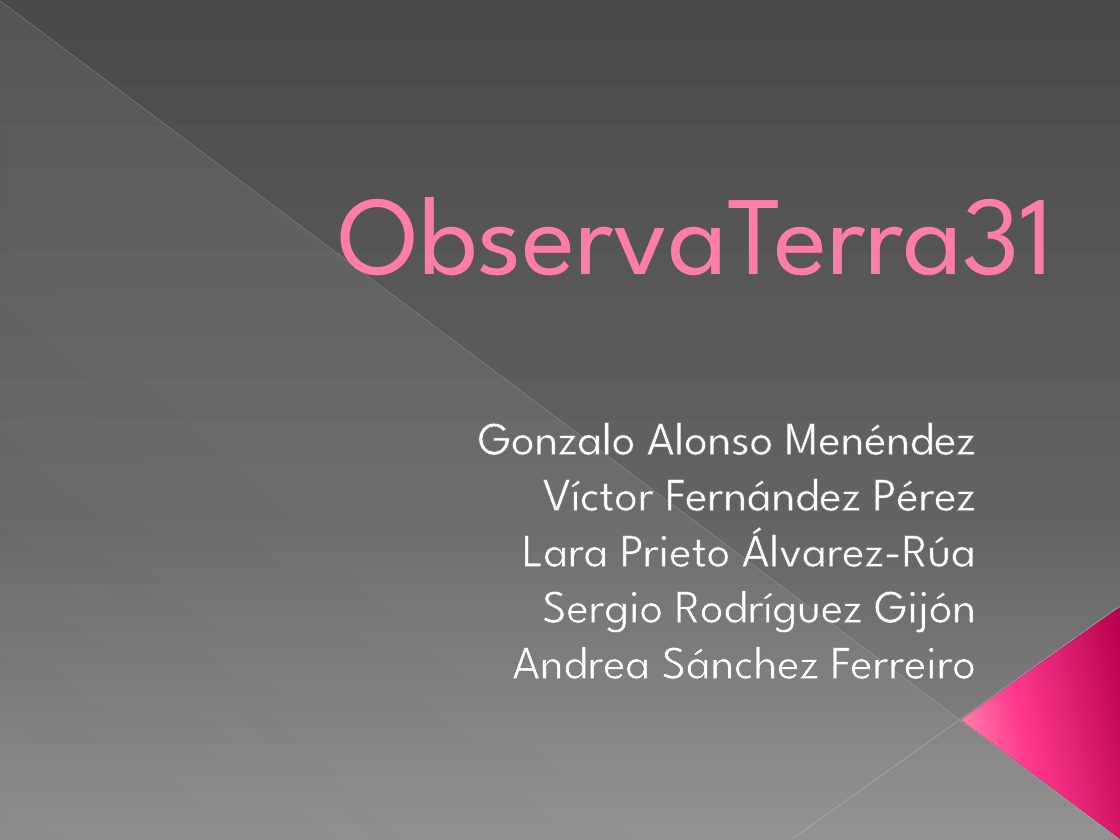
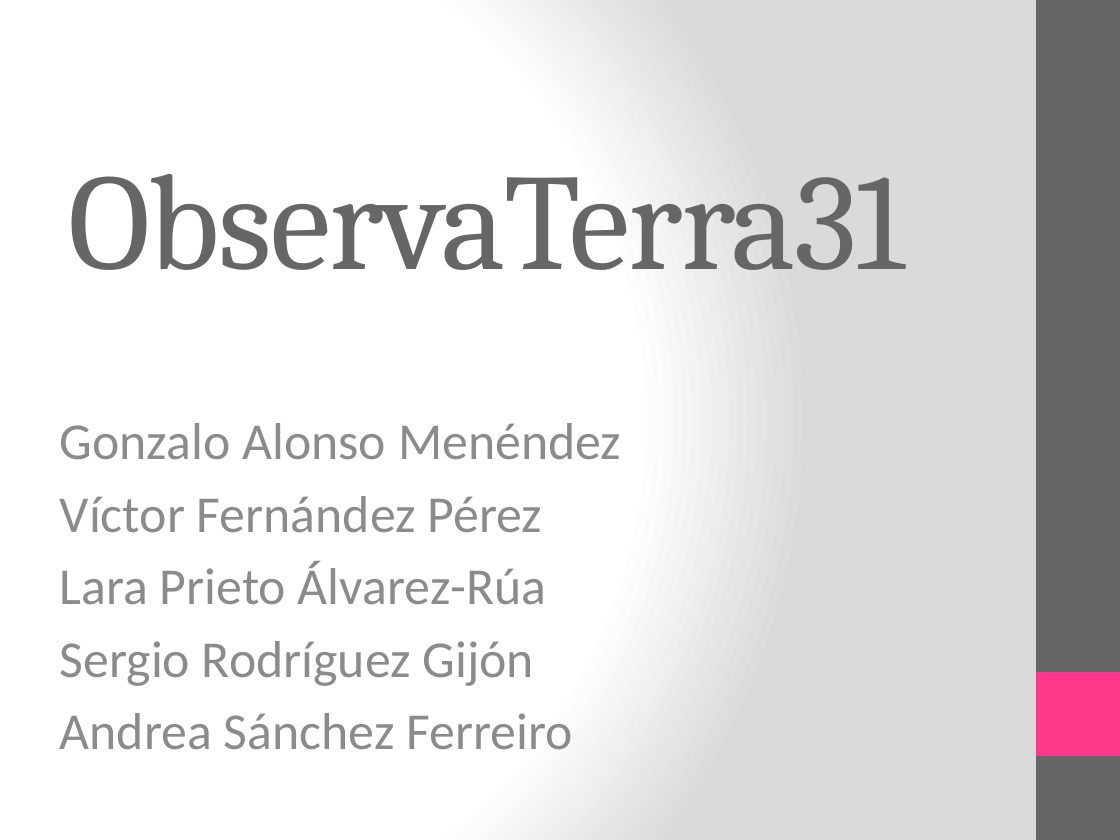
Before and after one commit to Arquisoft/ObservaTerra31, a slide deck: slide 1 of PPT/ObservaTerra31.pptx. Drawn at 1120x840 pixels with LibreOffice and Linux fonts; fonts in the diff are those of the drawing. Boxes give left, top, right and bottom in pixels: in the first picture for what was removed or moved away, otherwise in the second. Text is boxed around its words. In the diff, an @@ line names an element or a change of style, - is before the commit and + after.

```diff
--- a/PPT/ObservaTerra31.pptx
+++ b/PPT/ObservaTerra31.pptx
@@ background gradient #4A4A4A to #626262 to #8C8C8C to gradient #FFFFFF to #DADADA @@
@@ line removed from (0, 1) to (1119, 839) @@
@@ right triangle removed at (1, 2, 1119, 840) @@
@@ rectangle added at (1036, 0, 1120, 840), fill #666666 @@
@@ title "ObservaTerra31" at (68, 173, 905, 270): size 72 to 88 pt, font League Spartan to Cambria, text colour #FF7DA7 to #666666, letter spacing 0 to -1 pt, letter outline #B12761 0.5 pt to none; alignment right to left; indent changed @@
@@ subtitle "Gonzalo Alonso Menéndez" at (60, 423, 621, 750): size 30 to 33.3 pt, font League Spartan to Calibri, text colour #FFFFFF to #8C8C8C, letter outline #666666 0.75 pt to none; alignment right to left; more space between paragraphs @@
@@ line removed from (1120, 606) to (792, 839) @@
@@ triangle removed at (962, 608, 1120, 839) @@
@@ rectangle added at (1036, 672, 1120, 756), fill #FF388C @@
```
Also in this commit, not shown: 3 other slides changed, 3 slides added, 3 slides removed, 2 other files.
